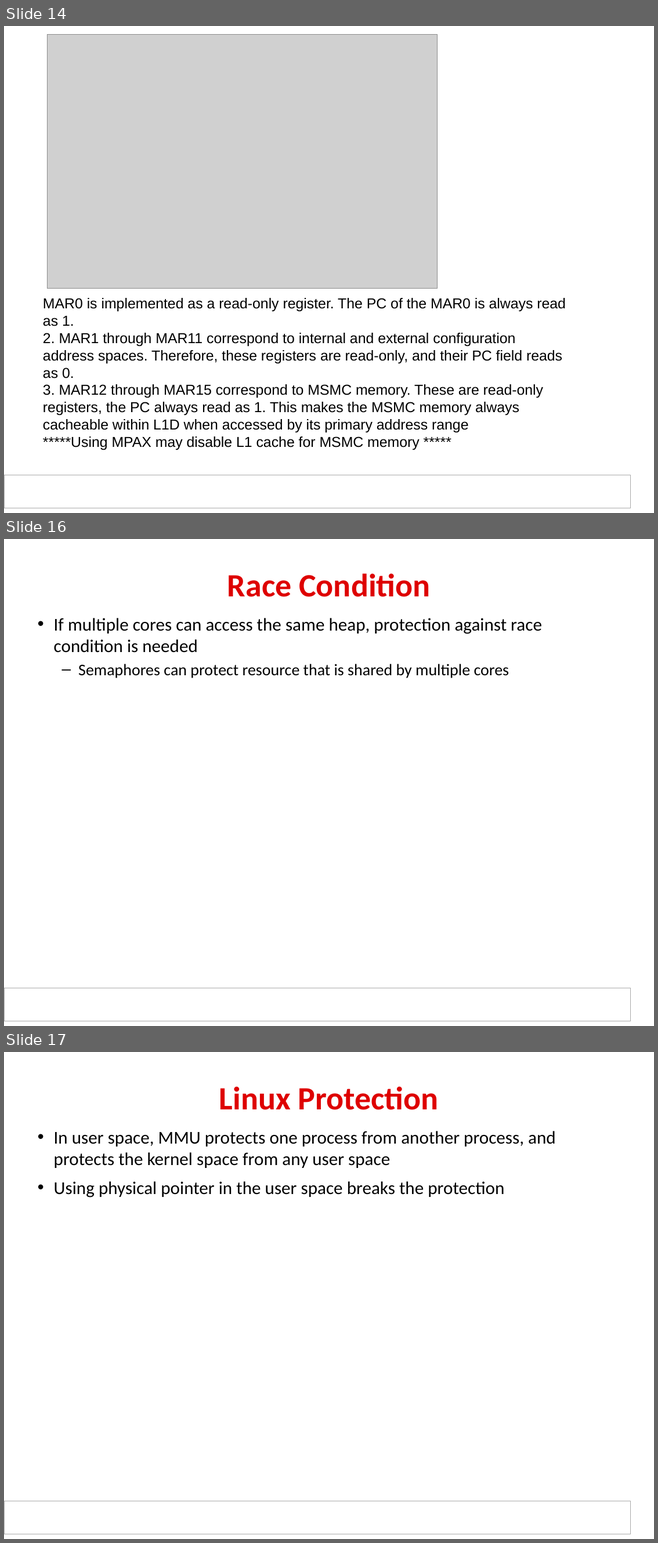
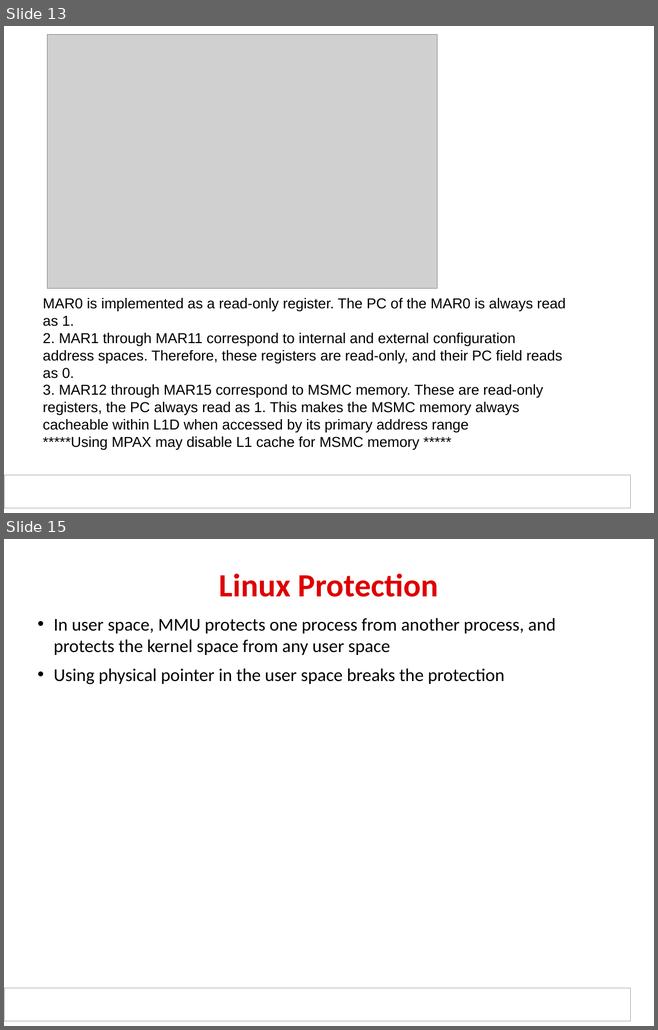
Before and after one commit to hari1989/keystone-workshop, a slide deck: preliminary/ipcForTI_RTOS_Internal.pptx. Shown one above the other, each under a label of ours: slides 14, 16 and 17 before the commit, slides 13 and 15 after it; the slides between them are not shown. The pictures are 658x1543 and 658x1030 pixels, drawn with LibreOffice and Linux fonts; fonts in the diff are those of the drawing; grey boxes stand for pictures; background and template pictures are left out. Boxes give left, top, right and bottom in pixels: in the first picture for what was removed or moved away, otherwise in the second. Text is boxed around its words. In the diff, an @@ line names an element or a change of style, - is before the commit and + after.

```diff
--- a/preliminary/ipcForTI_RTOS_Internal.pptx
+++ b/preliminary/ipcForTI_RTOS_Internal.pptx
@@ slide 16 removed at (x1=4, y1=539, x2=654, y2=1026), background #FFFFFF; not listed: 2 template elements that a slide beside it also shows @@
@@ title removed at (x1=227, y1=573, x2=430, y2=597) @@
-Race Condition
@@ text removed at (x1=54, y1=618, x2=542, y2=678) @@
-• If multiple cores can access the same heap, protection against race condition is needed
-  – Semaphores can protect resource that is shared by multiple cores
@@ what was slide 14 is now slide 13 @@
@@ what was slide 17 is now slide 15 @@
```
Also in this commit, not shown: 7 slides changed, 1 other slide removed.
